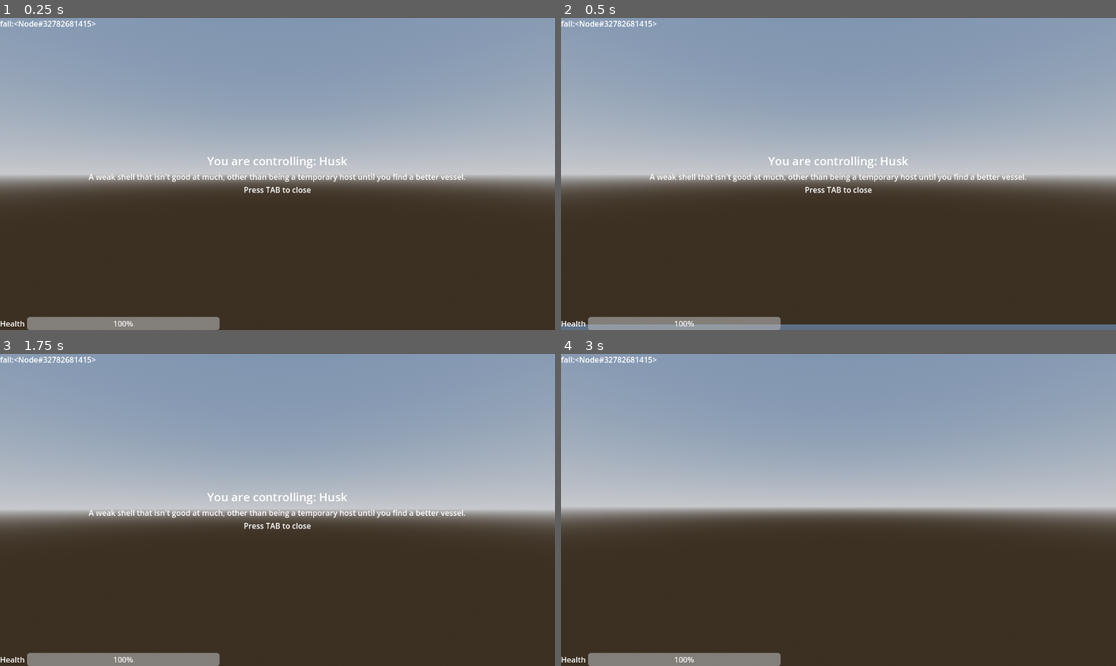
Above: before the commit, frames 1-4 (two rows, left to right).
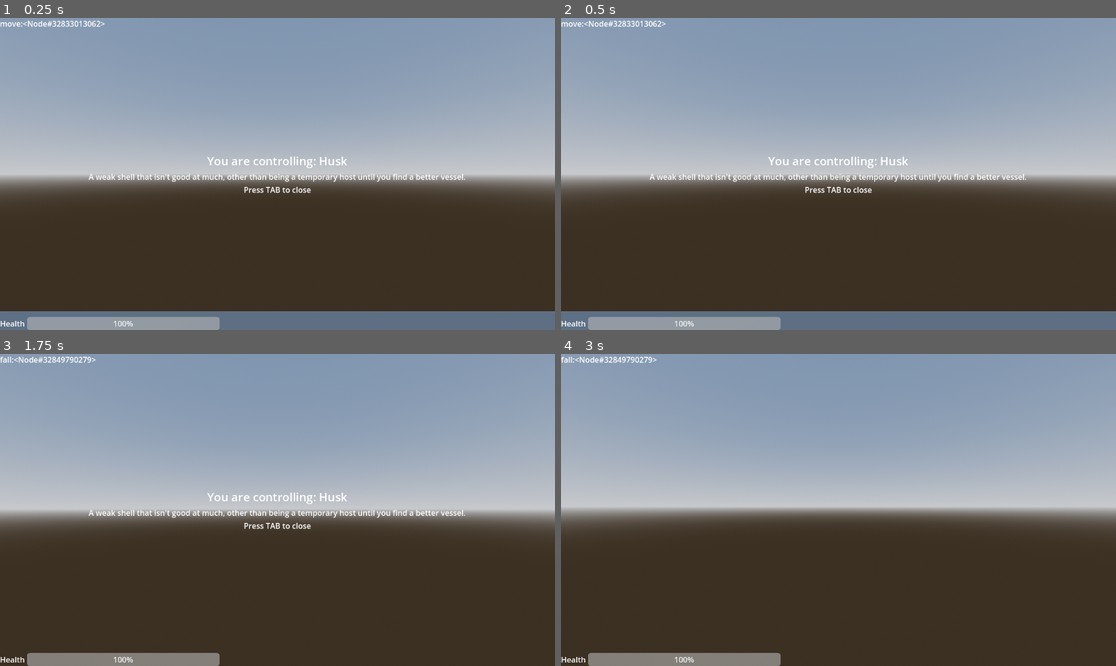
Above: after the commit, the same moments.

Repository: city-high-rider/soulswap
Game: Godot game, scene res://test_level.tscn
Two runs of this game, one before a commit and one after it. Both use one fixed random seed, a clock stepped at 60 frames per second and the inputs below. Before the commit the project has no main scene; this scene is started directly in both runs.
Inputs (mouse positions are in pixels of both pictures, inside the frame that each line leads up to):
- Up to frame 1 (0.25 s): no input
- Up to frame 2 (0.5 s): no input
- Up to frame 3 (1.75 s): move the mouse to (305, 510) at 0.52 s; hold W (forward) from 0.53 s (still down); tap Space (jump) at 0.6, 0.77, 1.07, 1.52, 1.55 s; tap Enter at 1.25 s; move the mouse to (249, 510) at 1.27 s; tap F (possess) at 1.35 s
- Up to frame 4 (3 s): keep holding W (forward); tap Space (jump) at 1.82, 2, 2.3, 2.85 s; move the mouse to (849, 503) at 2.02 s; tap Tab (toggle_info) at 2.1 s; tap Enter at 2.75 s; move the mouse to (832, 516) at 2.77 s

The runs differ from the first frame. In frame 1, 6.2% of the frame differs, in the area x 0-100%, y 0-100%; in frame 2, 4.4%; in frame 3, less than 0.1%; in frame 4, less than 0.1%.

Commit message:
fix typo swtich -> switch and switch state after jumping

Diff:
--- a/components/states/air.gd
+++ b/components/states/air.gd
@@ -6,8 +6,8 @@
 # Feel free to use it as a base for other, more specific states that DO have transitions!
 
 # How fast do we fall down?
-@export_range(-10,0,0.1) var gravity : float = -4
+@export_range(-30,0,0.1) var gravity : float = -4
 
 func handle_physics(delta: float) -> void:
-	user.velocity.y = move_toward(user.velocity.y, user.velocity.y + gravity, delta)
+	user.velocity.y += gravity * delta
 	super(delta)
--- a/components/states/move.gd
+++ b/components/states/move.gd
@@ -6,13 +6,13 @@
 # for other, more specific states that DO have transitions!
 
 # How fast do we accelerate?
-@export var acceleration : float = 22
+@export var acceleration : float = 50
 
 # What's our top speed?
-@export var top_speed : float = 6
+@export var top_speed : float = 6.5
 
 # This determines how fast we slow down.
-@export var friction : float = 10
+@export var friction : float = 70
 
 func handle_physics(delta: float) -> void:
 	# Accelerate in input direction.
--- a/components/states/state_machine.gd
+++ b/components/states/state_machine.gd
@@ -17,13 +17,12 @@
 
 
 # Function for switching states.
-func swtich_state(new_state: State) -> void:
+func switch_state(new_state: State) -> void:
 	if current_state:
 		current_state.exit()
 	current_state = new_state
 	current_state.enter()
 	emit_signal("switched_state", str(current_state))
-	print_debug("Swtiched to " + str(current_state))
 
 # Start the state machine.
 func init(new_user: Node) -> void:
--- a/player/fall.gd
+++ b/player/fall.gd
@@ -8,4 +8,4 @@
 func handle_physics(delta: float) -> void:
 	super(delta)
 	if user.is_on_floor():
-		state_machine.swtich_state(move_state)
+		state_machine.switch_state(move_state)
--- a/player/ground_move.gd
+++ b/player/ground_move.gd
@@ -8,4 +8,10 @@
 func handle_physics(delta: float) -> void:
 	super(delta)
 	if !user.is_on_floor():
-		state_machine.swtich_state(fall_state)
+		state_machine.switch_state(fall_state)
+
+func handle_ghost_output(action: String, _payload) -> void:
+	match action:
+		"jump":
+			user.velocity.y += 10
+			state_machine.switch_state(fall_state)
--- a/player/player_body.tscn
+++ b/player/player_body.tscn
@@ -44,10 +44,14 @@
 [node name="move" type="Node" parent="StateMachine" node_paths=PackedStringArray("fall_state")]
 script = ExtResource("6_r13xo")
 fall_state = NodePath("../fall")
+friction = 20.0
 
 [node name="fall" type="Node" parent="StateMachine" node_paths=PackedStringArray("move_state")]
 script = ExtResource("7_wkdio")
 move_state = NodePath("../move")
+gravity = -18.0
+acceleration = 10.0
+friction = 3.0
 
 [node name="PlayerUI" parent="." node_paths=PackedStringArray("body_info") instance=ExtResource("8_sm05t")]
 body_info = NodePath("BodyInformation")
--- a/project.godot
+++ b/project.godot
@@ -11,6 +11,7 @@
 [application]
 
 config/name="soulswap"
+run/main_scene="res://test_level.tscn"
 config/features=PackedStringArray("4.0", "Forward Plus")
 config/icon="res://icon.svg"
 
